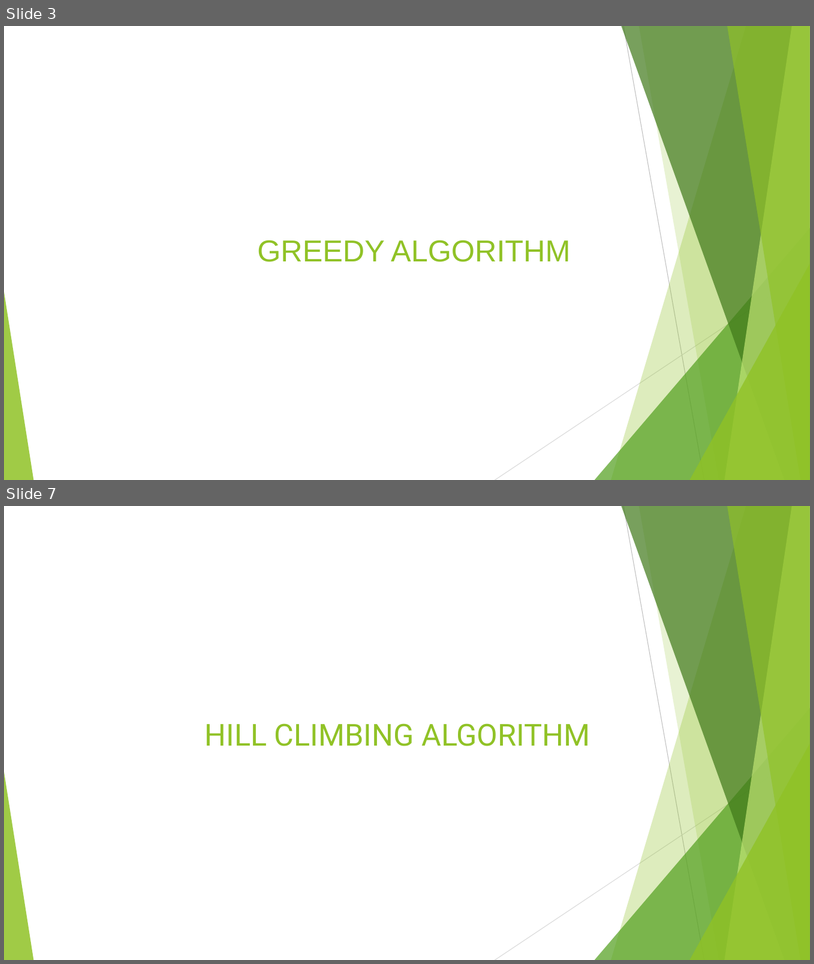
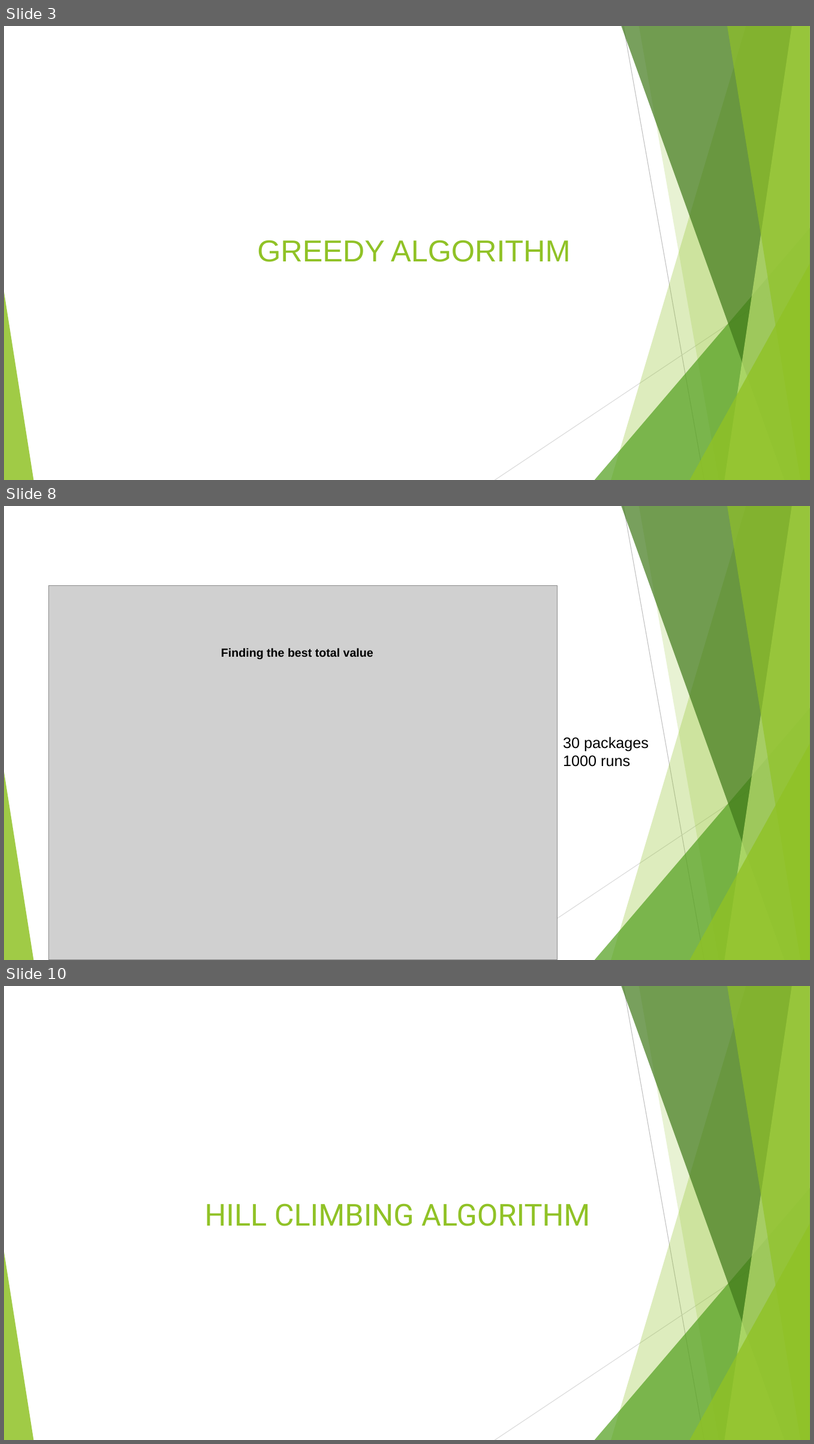
Before and after one commit to swengeler/PP3, a slide deck: Report, presentation and related stuff/Knapsack_problem.pptx. Shown one above the other, each under a label of ours: slides 3 and 7 before the commit, slides 3, 8 and 10 after it; the slides between them are not shown. The pictures are 814x964 and 814x1444 pixels, drawn with LibreOffice and Linux fonts; fonts in the diff are those of the drawing; grey boxes stand for pictures. Boxes give left, top, right and bottom in pixels: in the first picture for what was removed or moved away, otherwise in the second. Text is boxed around its words. In the diff, an @@ line names an element or a change of style, - is before the commit and + after.

```diff
--- a/Report, presentation and related stuff/Knapsack_problem.pptx
+++ b/Report, presentation and related stuff/Knapsack_problem.pptx
@@ slide 8 added at [4,506,810,960], background #FFFFFF; not listed: 10 template elements that a slide beside it also shows @@
@@ picture added at [49,585,558,960] @@
@@ text added at [221,648,374,659], 14 pt, text #000000, bold @@
+Finding the best total value
@@ text added at [563,736,649,766], 18 pt, text #000000 @@
+30 packages
+1000 runs
@@ what was slide 7 is now slide 10 @@
```
Also in this commit, not shown: 7 slides changed, 3 other slides added, 2 slides removed.
